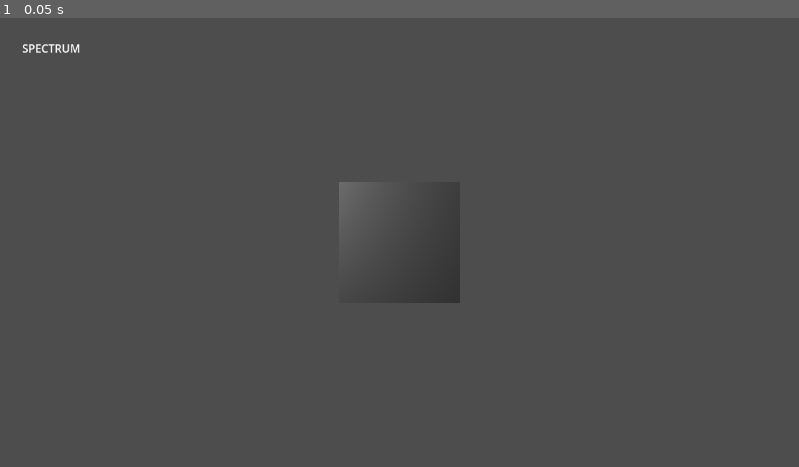
Above: before the commit, frame 1.
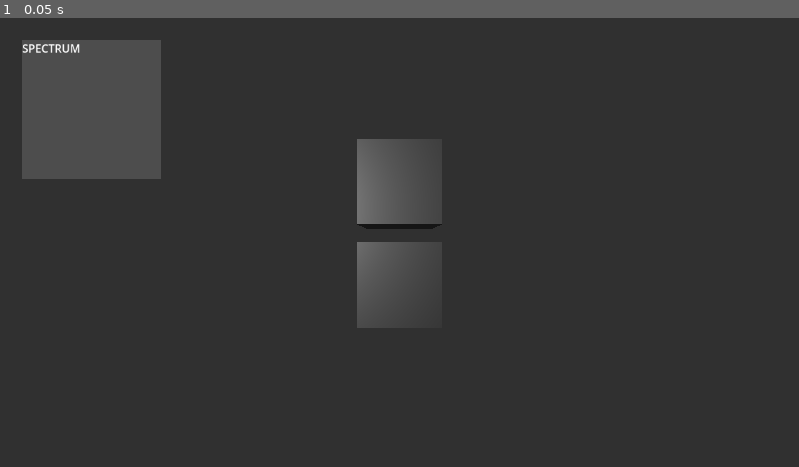
Above: after the commit, the same moment.

Repository: martinfuchs/godot_audioreactive_objects
Game: Godot game, scene res://root_scene.tscn
The game is run twice, just before and just after one commit, with the same random seed, the same clock (stepped at 60 frames per second) and the same inputs.
Inputs:
- Up to frame 1 (0.05 s): no input

The runs differ from the first frame. In frame 1, 90% of the frame differs, in the area x 0-100%, y 0-100%.

Commit message:
audio object transform

Diff:
--- a/root_scene.tscn
+++ b/root_scene.tscn
@@ -1,7 +1,11 @@
-[gd_scene load_steps=5 format=3 uid="uid://q30qqmrtwxlc"]
+[gd_scene load_steps=6 format=3 uid="uid://q30qqmrtwxlc"]
 
 [ext_resource type="Script" path="res://scripts/audio_interpreter.gd" id="1_un4cg"]
 [ext_resource type="Script" path="res://scripts/show_spectrum.gd" id="2_mwokg"]
+
+[sub_resource type="Environment" id="Environment_6tjd1"]
+background_mode = 1
+background_color = Color(0.1875, 0.1875, 0.1875, 1)
 
 [sub_resource type="AudioStreamMicrophone" id="AudioStreamMicrophone_gva5d"]
 
@@ -9,43 +13,61 @@
 
 [node name="RootScene" type="Node3D"]
 
-[node name="AudioStreamPlayer" type="AudioStreamPlayer" parent="."]
-stream = SubResource("AudioStreamMicrophone_gva5d")
-autoplay = true
+[node name="WorldEnvironment" type="WorldEnvironment" parent="."]
+environment = SubResource("Environment_6tjd1")
 
-[node name="MeshInstance3D" type="MeshInstance3D" parent="."]
-mesh = SubResource("BoxMesh_k8068")
-script = ExtResource("1_un4cg")
-
-[node name="Camera3D" type="Camera3D" parent="."]
-transform = Transform3D(1, 0, 0, 0, 1, 0, 0, 0, 1, 0, 0, 2.90155)
-
-[node name="SubViewportContainer" type="SubViewportContainer" parent="."]
+[node name="2DSubViewportContainer" type="SubViewportContainer" parent="."]
 offset_left = 32.0
 offset_top = 32.0
 offset_right = 544.0
 offset_bottom = 544.0
 
-[node name="SubViewport" type="SubViewport" parent="SubViewportContainer"]
+[node name="SubViewport" type="SubViewport" parent="2DSubViewportContainer"]
 handle_input_locally = false
 size = Vector2i(200, 200)
 render_target_update_mode = 4
 
-[node name="RootNode2d" type="Control" parent="SubViewportContainer/SubViewport"]
+[node name="RootNode2d" type="Control" parent="2DSubViewportContainer/SubViewport"]
 layout_mode = 3
 anchors_preset = 0
 offset_right = 40.0
 offset_bottom = 40.0
 
-[node name="Label" type="Label" parent="SubViewportContainer/SubViewport/RootNode2d"]
+[node name="Label" type="Label" parent="2DSubViewportContainer/SubViewport/RootNode2d"]
 layout_mode = 0
 offset_right = 40.0
 offset_bottom = 23.0
 text = "SPECTRUM"
 
-[node name="spectrum" type="Node2D" parent="SubViewportContainer/SubViewport/RootNode2d"]
+[node name="spectrum" type="Node2D" parent="2DSubViewportContainer/SubViewport/RootNode2d"]
 position = Vector2(0, 30)
 script = ExtResource("2_mwokg")
 
+[node name="AudioStreamPlayer" type="AudioStreamPlayer" parent="."]
+stream = SubResource("AudioStreamMicrophone_gva5d")
+autoplay = true
+
+[node name="Node3D" type="Node3D" parent="."]
+
+[node name="MeshInstance3D" type="MeshInstance3D" parent="Node3D"]
+mesh = SubResource("BoxMesh_k8068")
+skeleton = NodePath("../..")
+script = ExtResource("1_un4cg")
+index = 2
+c_scale = Vector3(10, 0, 0)
+
+[node name="Node3D2" type="Node3D" parent="."]
+transform = Transform3D(1, 0, 0, 0, 1, 0, 0, 0, 1, 0, 1.20925, 0)
+
+[node name="MeshInstance3D" type="MeshInstance3D" parent="Node3D2"]
+mesh = SubResource("BoxMesh_k8068")
+skeleton = NodePath("../..")
+script = ExtResource("1_un4cg")
+c_rotate = Vector3(0, 0, 2)
+c_move = Vector3(-5, 0, 0)
+
+[node name="Camera3D" type="Camera3D" parent="."]
+transform = Transform3D(1, 0, 0, 0, 1, 0, 0, 0, 1, 0, 0.497952, 3.92991)
+
 [node name="OmniLight3D" type="OmniLight3D" parent="."]
 transform = Transform3D(1, 0, 0, 0, 1, 0, 0, 0, 1, -1.40974, 0.918409, 1.22484)
--- a/scripts/audio_interpreter.gd
+++ b/scripts/audio_interpreter.gd
@@ -1,14 +1,21 @@
 extends Node3D
+
+@export var index = 0
+@export var smoothing = 0.1
+@export var c_rotate:Vector3 = Vector3(0,0,0)
+@export var c_move:Vector3 = Vector3(0,0,0)
+@export var c_scale:Vector3 = Vector3(0,0,0)
 
 @onready var spectrum = Spectrum.new()
 
 func _ready():
 	spectrum.vu_count = 16
-	spectrum.smoothing = 0.4
+	spectrum.smoothing = smoothing
 	spectrum.init()
 
 
 func _process(delta):
 	spectrum.calculate()
-	position.y = spectrum.get_energy_at(0) #input 0-16 according to defined vu_count, returns value between 0 and 1
-	rotation.x += spectrum.get_energy_at(2)*0.01
+	position = c_move*spectrum.get_energy_at(index) #input 0-16 according to defined vu_count, returns value between 0 and 1
+	rotation = c_rotate*spectrum.get_energy_at(index)
+	scale = Vector3(1,1,1)+c_scale*spectrum.get_energy_at(index)
